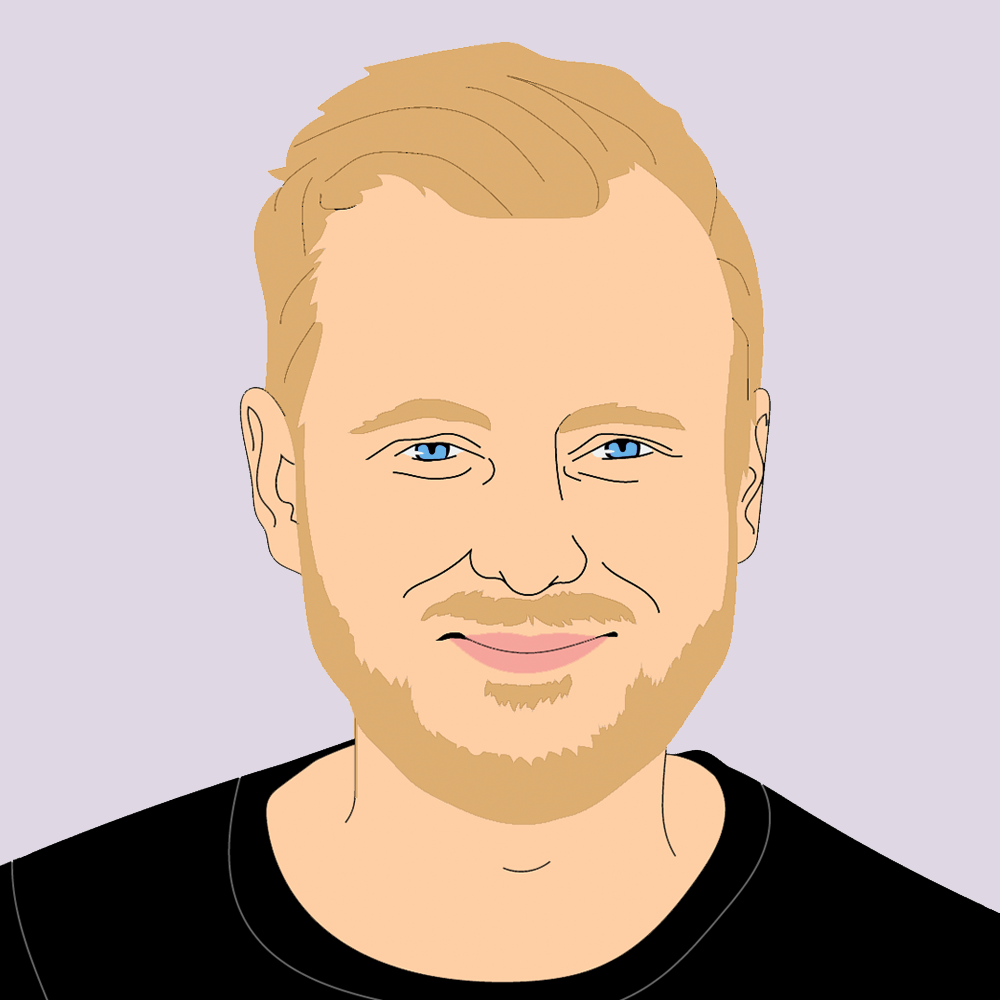
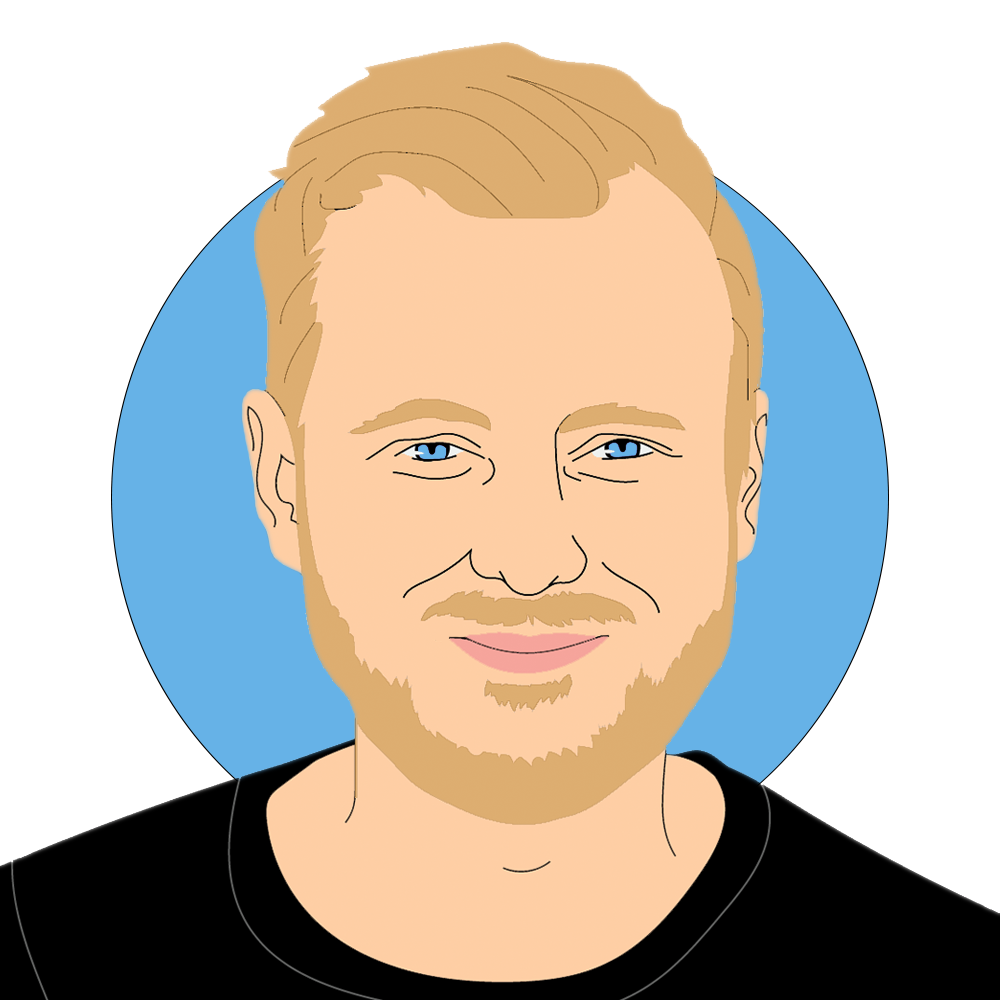
Layered file, before and after one edit (1000 x 1000). Changes by layer:
painted on "Layer 1" over (x1=0, y1=0, x2=1000, y2=918)
added layer "Ellipse 1" above "Layer 6" over (x1=111, y1=112, x2=889, y2=864)
hid "Layer 3" over (x1=0, y1=0, x2=1000, y2=918)
